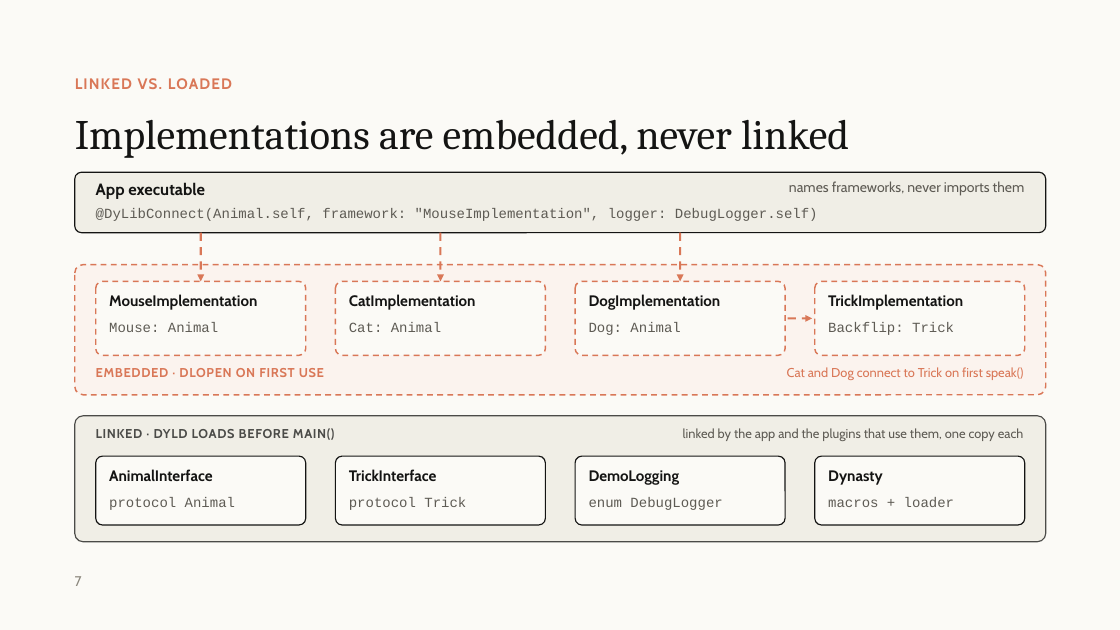
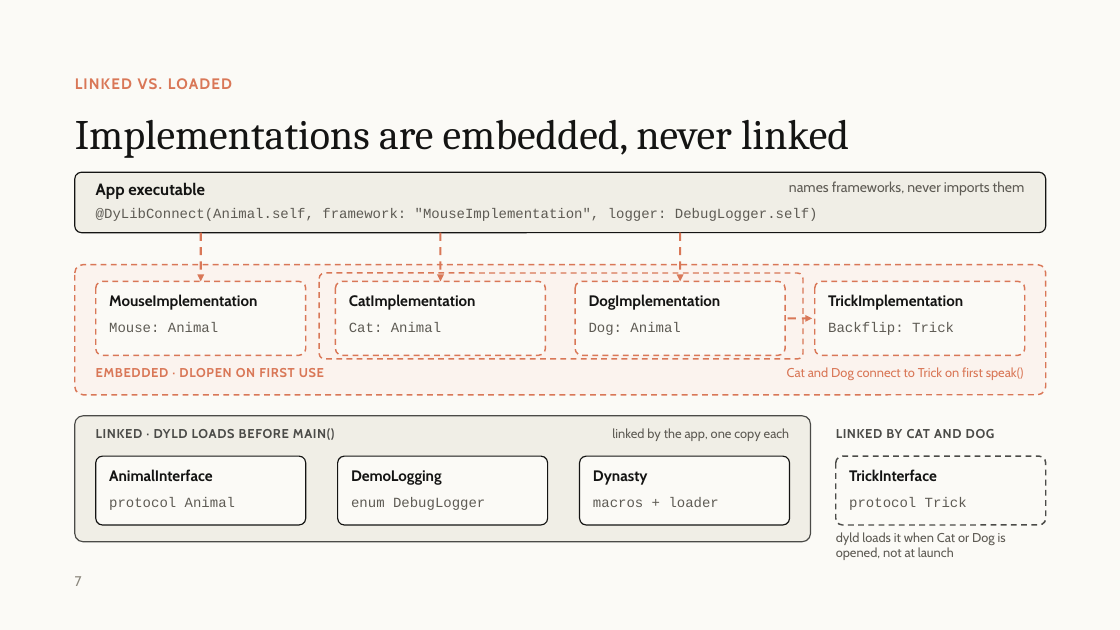
Before and after one commit to winstondu/Dynasty, a slide deck: slide 7 of presentation/Dynasty.pptx. Drawn at 1120x630 pixels with LibreOffice and Linux fonts; fonts in the diff are those of the drawing. Boxes give left, top, right and bottom in pixels: in the first picture for what was removed or moved away, otherwise in the second. Text is boxed around its words. In the diff, an @@ line names an element or a change of style, - is before the commit and + after.

Commit message:
Show TrickInterface as embedded only and add the -dead_strip_dylibs slide

```diff
--- a/presentation/Dynasty.pptx
+++ b/presentation/Dynasty.pptx
@@ rounded rectangle added at (319, 273, 803, 359), outline #D97757 1.25 pt dashed @@
@@ rounded rectangle: place and size @@
-rounded rectangle at (75, 416, 1046, 542)
+rounded rectangle at (75, 416, 811, 542)
@@ text at (612, 428, 790, 441): text changed @@
-linked by the app and the plugins that use them, one copy each
+linked by the app, one copy each
@@ text added at (836, 429, 995, 438), 11 pt, text #4B4B48, bold @@
+LINKED BY CAT AND DOG
@@ 2 texts, 1 rounded rectangle: place and size @@
-2 texts, 1 rounded rectangle at (576, 456, 786, 525)
+2 texts, 1 rounded rectangle at (338, 456, 548, 525)
@@ 2 texts, 1 rounded rectangle: place and size @@
-2 texts, 1 rounded rectangle at (815, 456, 1025, 525)
+2 texts, 1 rounded rectangle at (580, 456, 790, 525)
@@ 2 texts, 1 rounded rectangle: place and size @@
-2 texts, 1 rounded rectangle at (335, 456, 545, 525)
+2 texts, 1 rounded rectangle at (836, 456, 1046, 525)
@@ rounded rectangle at (836, 456, 1046, 525): outline #141413 1 pt to #4B4B48 1.25 pt dashed @@
@@ text added at (836, 532, 1006, 560), 11 pt, text #5E5B54 @@
+dyld loads it when Cat or Dog is opened, not at launch
```
Also in this commit, not shown: 4 other slides changed, 2 slides added, 2 other files.
